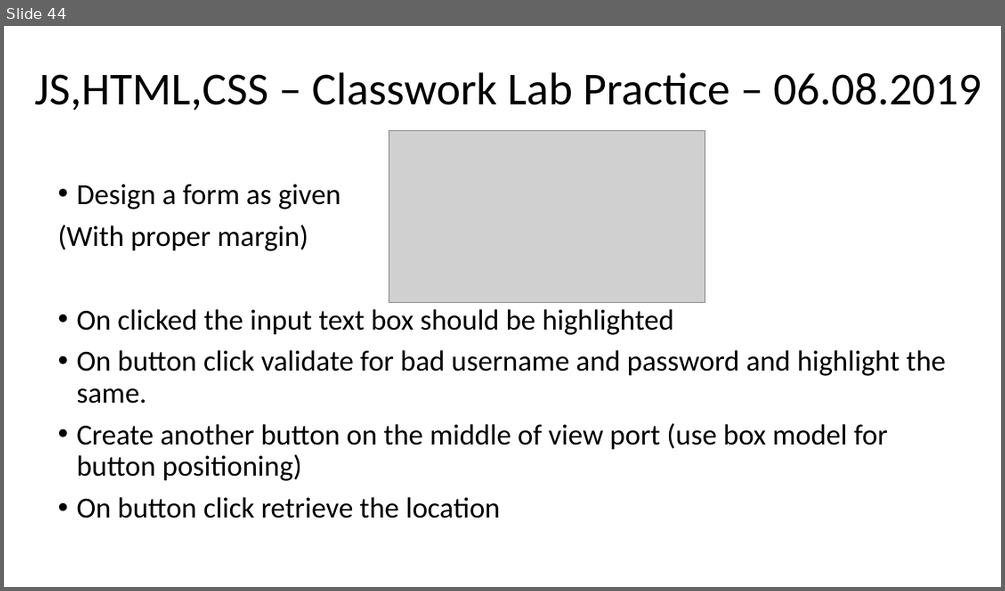
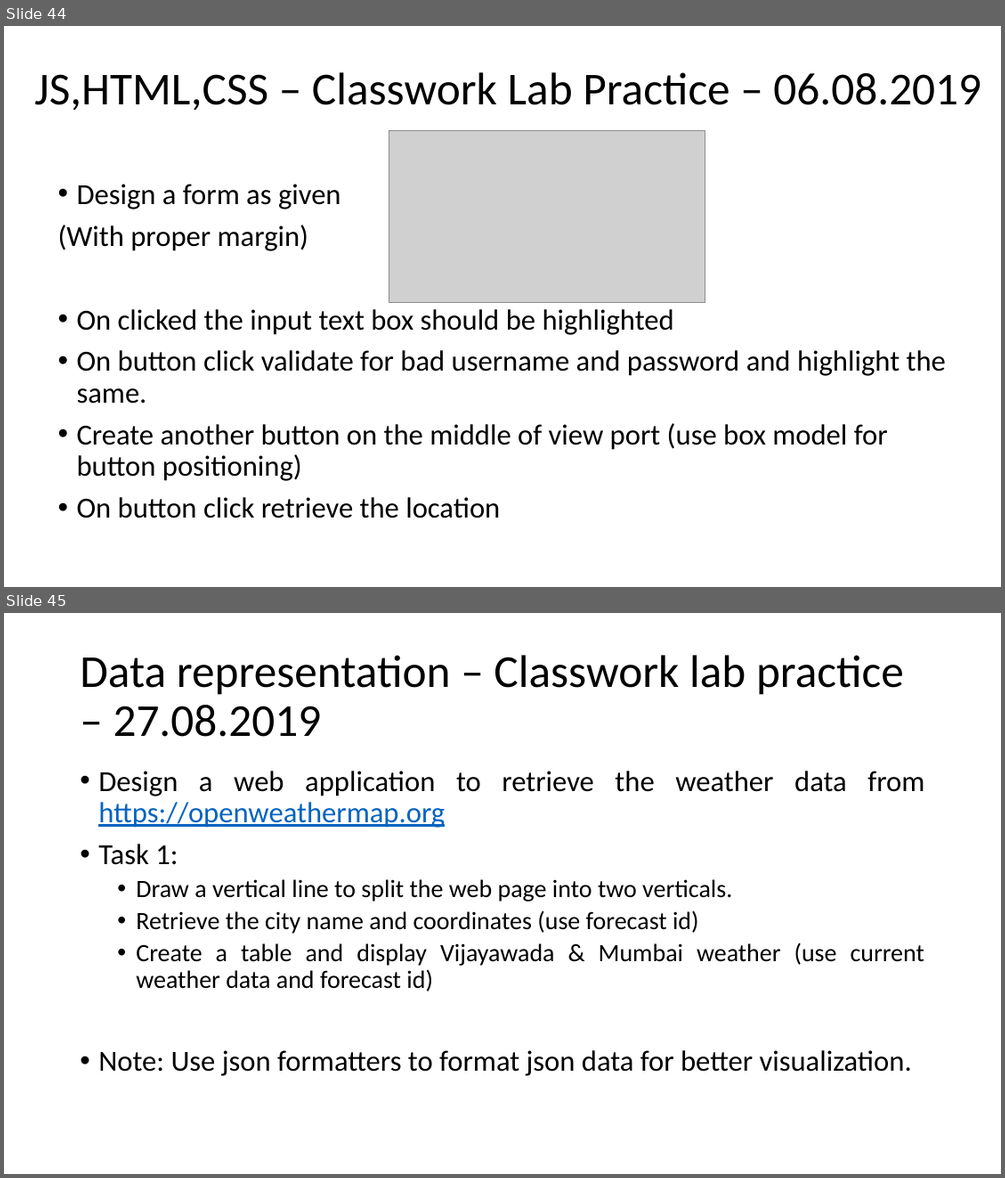
Before and after one commit to sibichakkaravarthy/CSE4004--WebTechnologies, a slide deck: WT_LAB.pptx. Shown one above the other, each under a label of ours: slide 44 before the commit, slides 44 and 45 after it. The pictures are 1005x591 and 1005x1178 pixels, drawn with LibreOffice and Linux fonts; fonts in the diff are those of the drawing; grey boxes stand for pictures. Boxes give left, top, right and bottom in pixels: in the first picture for what was removed or moved away, otherwise in the second. Text is boxed around its words. In the diff, an @@ line names an element or a change of style, - is before the commit and + after.

```diff
--- a/WT_LAB.pptx
+++ b/WT_LAB.pptx
@@ slide 45 added at bbox=[4, 613, 1001, 1174], background #FFFFFF @@
@@ title added at bbox=[80, 655, 904, 737], 44 pt, text #000000 @@
+Data representation – Classwork lab practice – 27.08.2019
@@ text added at bbox=[98, 771, 924, 1076], 24 pt, text #000000 @@
+• Design a web application to retrieve the weather data from https://openweathermap.org
+• Task 1:
+  • Draw a vertical line to split the web page into two verticals.
+  • Retrieve the city name and coordinates (use forecast id)
+  • Create a table and display Vijayawada & Mumbai weather (use current weather data and forecast id)
+• Note: Use json formatters to format json data for better visualization.
```
Also in this commit, not shown: 2 other slides added.
